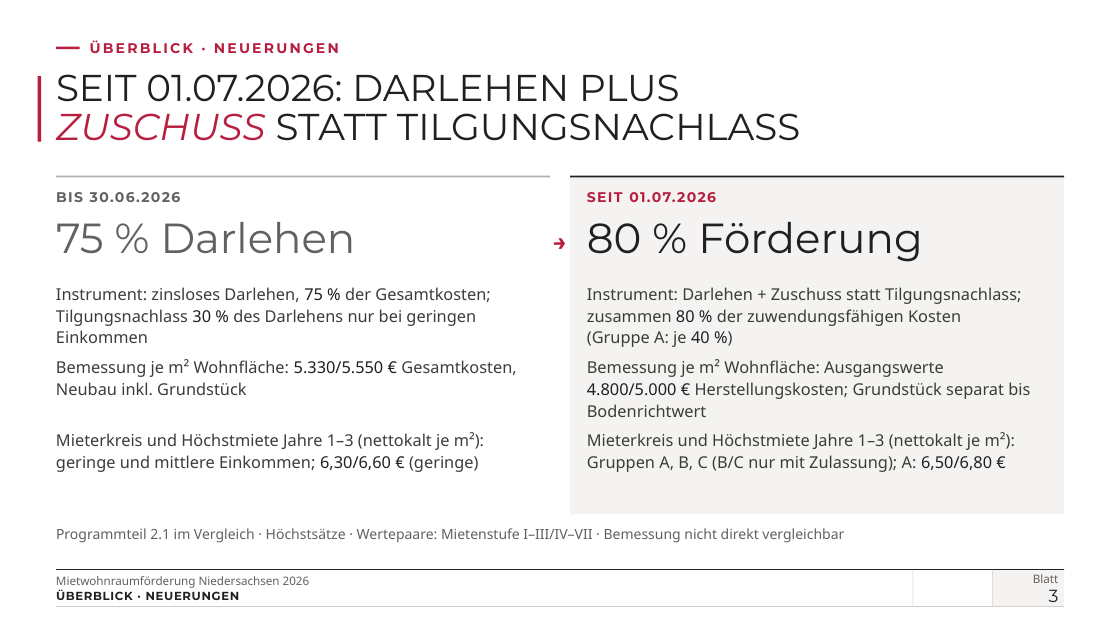
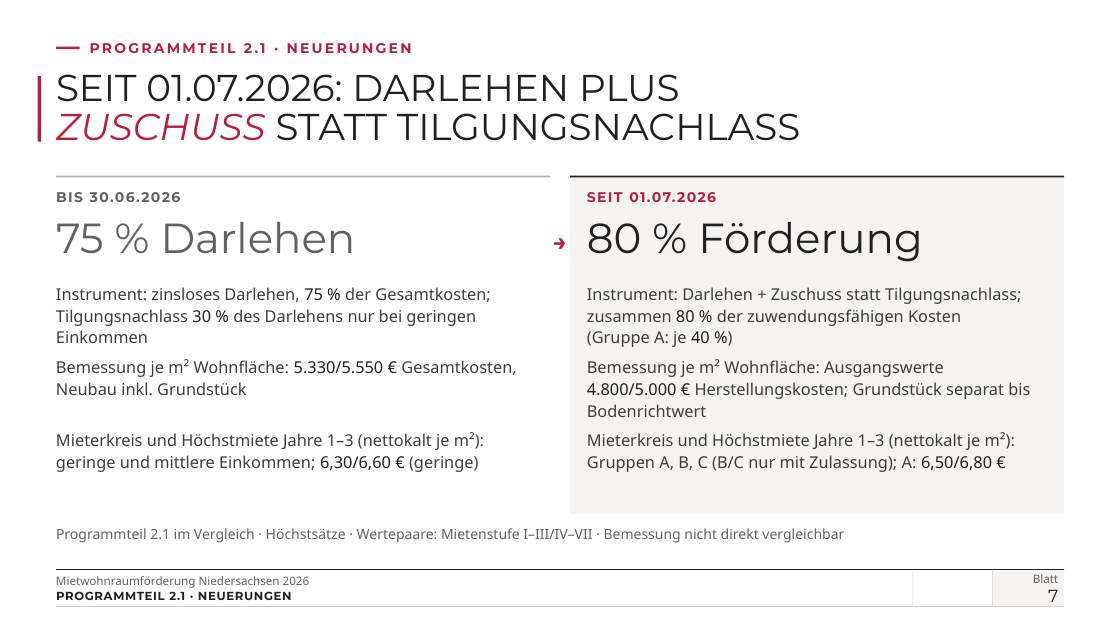
Before and after one commit to vgedaschko/NBank, a slide deck: slide 7 of praesentation/dist/PGN-Mietwohnraumfoerderung-Niedersachsen-2026-Vortrag.pptx (slide 3 before the commit). Drawn at 1120x630 pixels with LibreOffice and Linux fonts; fonts in the diff are those of the drawing; background and template pictures are left out. Boxes give left, top, right and bottom in pixels: in the first picture for what was removed or moved away, otherwise in the second. Text is boxed around its words. In the diff, an @@ line names an element or a change of style, - is before the commit and + after.

```diff
--- a/praesentation/dist/PGN-Mietwohnraumfoerderung-Niedersachsen-2026-Vortrag.pptx
+++ b/praesentation/dist/PGN-Mietwohnraumfoerderung-Niedersachsen-2026-Vortrag.pptx
@@ text at (90,43,412,53): text changed @@
-ÜBERBLICK · NEUERUNGEN
+PROGRAMMTEIL 2.1 · NEUERUNGEN
@@ text at (56,591,292,600): text changed @@
-ÜBERBLICK · NEUERUNGEN
+PROGRAMMTEIL 2.1 · NEUERUNGEN
@@ text at (1048,589,1058,602): text changed @@
-3
+7
```
Also in this commit, not shown: 19 other slides changed, 6 slides added, 1 slide removed, 34 other files.
